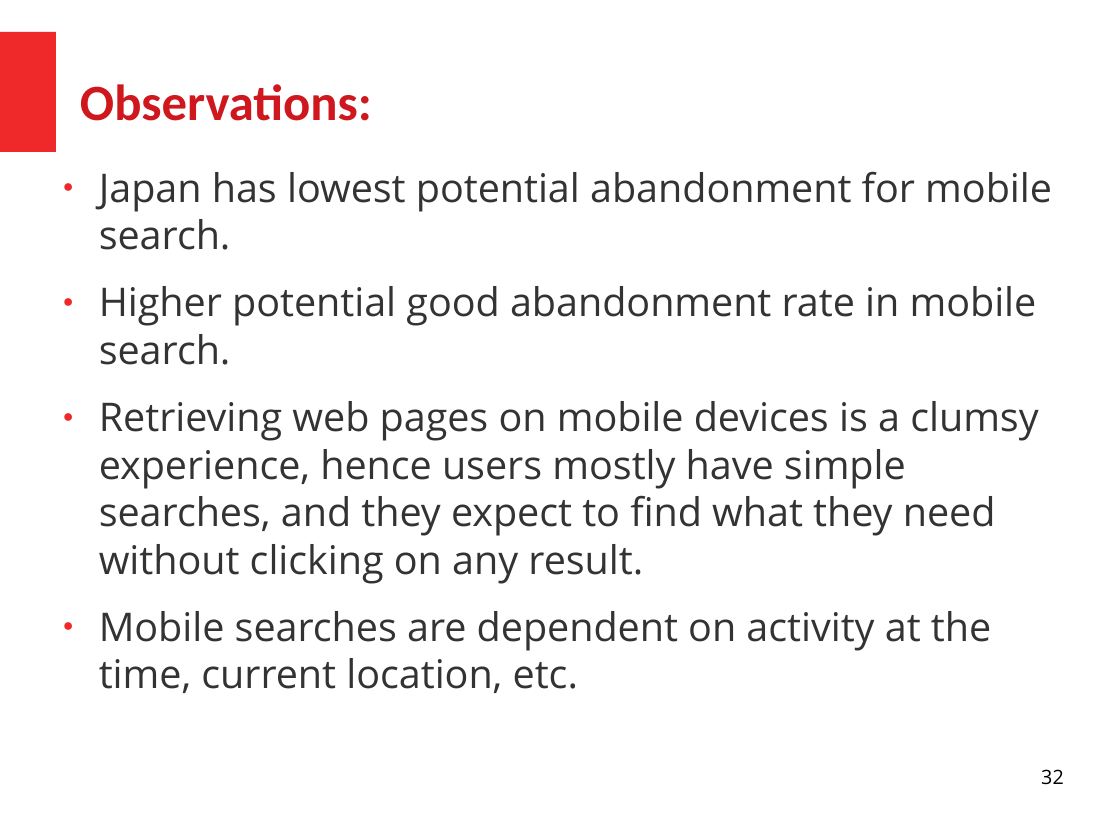
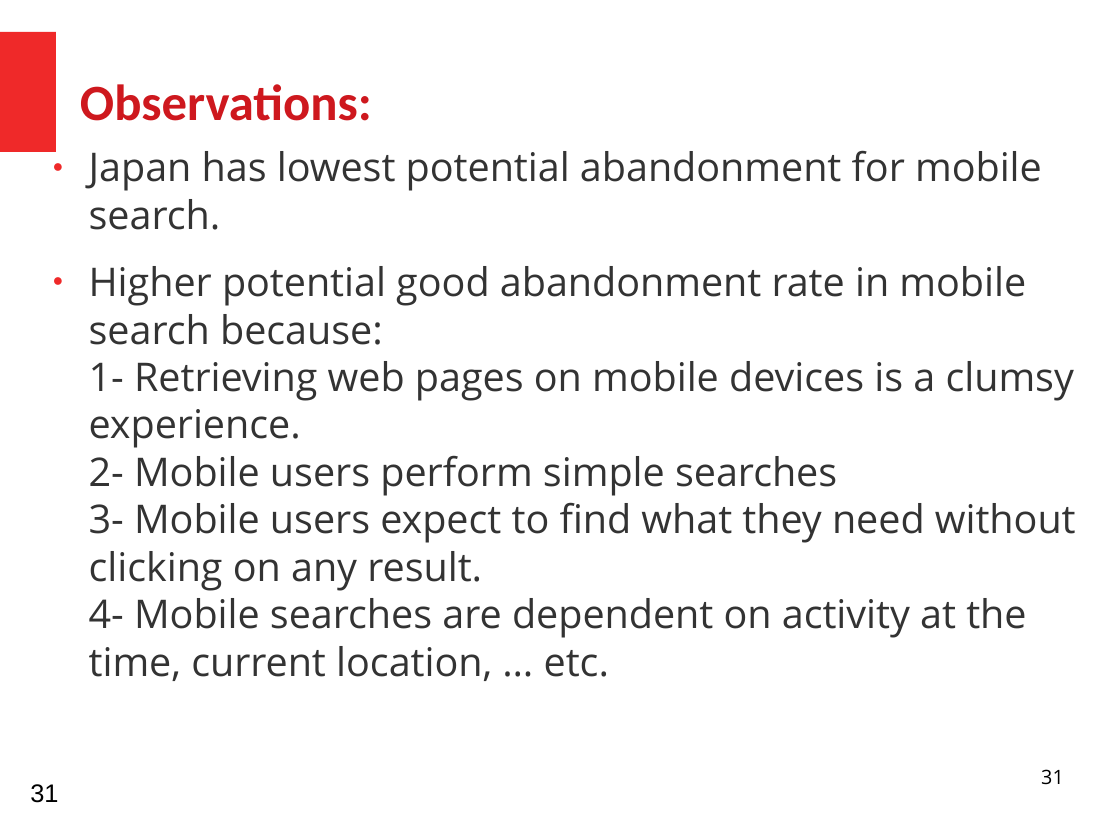
Before and after one commit to HussamHallak/cs834-f17, a slide deck: slide 31 of assignments/P3/P3.odp (slide 32 before the commit). Drawn at 1120x840 pixels with LibreOffice and Linux fonts; fonts in the diff are those of the drawing. Boxes give left, top, right and bottom in pixels: in the first picture for what was removed or moved away, otherwise in the second. Text is boxed around its words. In the diff, an @@ line names an element or a change of style, - is before the commit and + after.

```diff
--- a/assignments/P3/P3.odp
+++ b/assignments/P3/P3.odp
@@ text "Japan has lowest potential abandonment ...": place and size @@
-text "Japan has lowest potential abandonment ..." at <box>99,171,1052,693</box>
+text "Japan has lowest potential abandonment ..." at <box>89,150,1076,681</box>
@@ text at <box>89,266,1076,681</box>: text changed @@
-● Higher potential good abandonment rate in mobile search.
-● Retrieving web pages on mobile devices is a clumsy experience, hence users mostly have simple searches, and they expect to find what they need without clicking on any result.
-● Mobile searches are dependent on activity at the time, current location, etc.
+● Higher potential good abandonment rate in mobile search because:
+  1- Retrieving web pages on mobile devices is a clumsy experience.
+  2- Mobile users perform simple searches
+  3- Mobile users expect to find what they need without clicking on any result.
+  4- Mobile searches are dependent on activity at the time, current location, … etc.
@@ page number at <box>1041,769,1064,785</box>: text changed @@
-32
+31
@@ text added at <box>30,784,58,803</box>, 18 pt, text #000000 @@
+31
```
Also in this commit, not shown: 36 other slides changed, 2 slides added, 1 slide removed, 1 other file.
